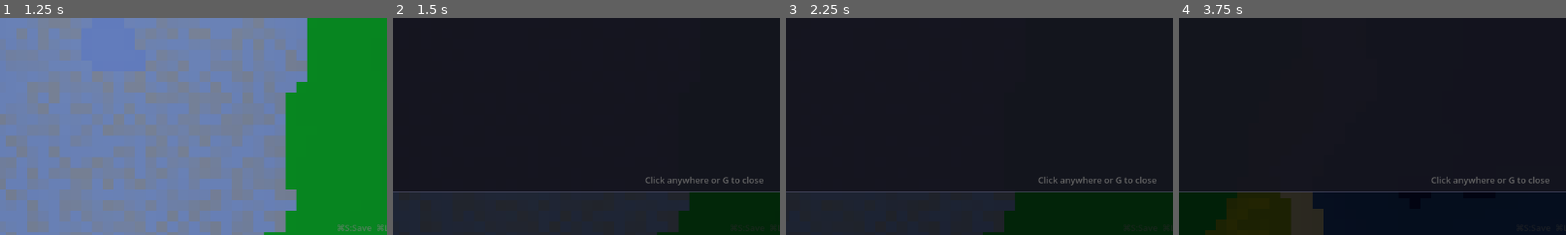
Above: before the commit, frames 1-4 (left to right).
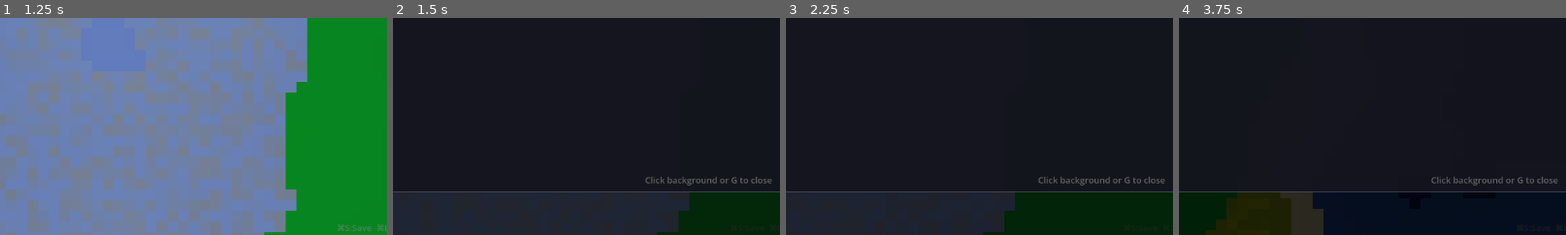
Above: after the commit, the same moments.

Repository: hyunlord/new-world
Game: Godot game, scene res://scenes/main/main.tscn
Two runs of this game, one before a commit and one after it. Both use one fixed random seed, a clock stepped at 60 frames per second and the inputs below.
Inputs (mouse positions are % of the whole screen's width and height, from its top left):
- Up to frame 1 (1.25 s): tap Enter at 0.5 s; drag from (88, 25) to (60, 28) at 0.52 s
- Up to frame 2 (1.5 s): tap Space at 1.25 s; drag from (88, 78) to (45, 70) at 1.27 s
- Up to frame 3 (2.25 s): tap Enter at 2 s; move the mouse to (60, 28) at 2.02 s; hold D from 2.03 s (still down); tap E at 2.1 s; click (60, 28) at 2.17 s
- Up to frame 4 (3.75 s): tap G at 2.3 s; release D at 2.75 s; drag from (45, 70) to (20, 35) at 2.77 s; move the mouse to (80, 65) at 3.52 s; hold A from 3.53 s (still down); tap L at 3.6 s; click (80, 65) at 3.67 s
The pictures show only the part of the screen within x 13-63%, y 50-100%; the shares and areas given below are measured in that part.

Frame 1 is identical in both runs. In frame 2, 0.4% of the frame differs, in the area x 70-98%, y 73-78%; in frame 3, 0.4%; in frame 4, 0.4%.

Commit message:
fix: popup closes only on background click, not content (T-961)
Content area clicks no longer dismiss detail popups. Added _get_content_rect()
hit-testing so only dim background clicks close the panel.

Co-Authored-By: Claude Opus 4.6 <noreply@anthropic.com>

Diff:
--- a/scripts/ui/building_detail_panel.gd
+++ b/scripts/ui/building_detail_panel.gd
@@ -49,9 +49,21 @@
 		if event.keycode == KEY_E or event.keycode == KEY_ESCAPE:
 			hide_panel()
 			accept_event()
+			return
 	if event is InputEventMouseButton and event.pressed and event.button_index == MOUSE_BUTTON_LEFT:
-		hide_panel()
+		var content_rect := _get_content_rect()
+		if not content_rect.has_point(event.position):
+			hide_panel()
 		accept_event()
+
+
+func _get_content_rect() -> Rect2:
+	var vp_size := get_viewport_rect().size
+	var panel_w: float = vp_size.x * 0.45
+	var panel_h: float = vp_size.y * 0.5
+	var panel_x: float = (vp_size.x - panel_w) * 0.5
+	var panel_y: float = (vp_size.y - panel_h) * 0.5
+	return Rect2(panel_x, panel_y, panel_w, panel_h)
 
 
 func _draw() -> void:
@@ -154,4 +166,4 @@
 		cost_parts.append("%s: %.0f" % [cost_keys[i].capitalize(), cost[cost_keys[i]]])
 	draw_string(font, Vector2(cx + 10, cy + 12), " | ".join(cost_parts), HORIZONTAL_ALIGNMENT_LEFT, -1, GameConfig.get_font_size("popup_body"), Color(0.7, 0.7, 0.7))
 
-	draw_string(font, Vector2(vp_size.x * 0.5 - 50, panel_y + panel_h - 12), "Click anywhere or E to close", HORIZONTAL_ALIGNMENT_CENTER, -1, GameConfig.get_font_size("popup_small"), Color(0.4, 0.4, 0.4))
+	draw_string(font, Vector2(vp_size.x * 0.5 - 50, panel_y + panel_h - 12), "Click background or E to close", HORIZONTAL_ALIGNMENT_CENTER, -1, GameConfig.get_font_size("popup_small"), Color(0.4, 0.4, 0.4))
--- a/scripts/ui/entity_detail_panel.gd
+++ b/scripts/ui/entity_detail_panel.gd
@@ -49,9 +49,21 @@
 		if event.keycode == KEY_E or event.keycode == KEY_ESCAPE:
 			hide_panel()
 			accept_event()
+			return
 	if event is InputEventMouseButton and event.pressed and event.button_index == MOUSE_BUTTON_LEFT:
-		hide_panel()
+		var content_rect := _get_content_rect()
+		if not content_rect.has_point(event.position):
+			hide_panel()
 		accept_event()
+
+
+func _get_content_rect() -> Rect2:
+	var vp_size := get_viewport_rect().size
+	var panel_w: float = vp_size.x * 0.5
+	var panel_h: float = vp_size.y * 0.65
+	var panel_x: float = (vp_size.x - panel_w) * 0.5
+	var panel_y: float = (vp_size.y - panel_h) * 0.5
+	return Rect2(panel_x, panel_y, panel_w, panel_h)
 
 
 func _draw() -> void:
@@ -145,7 +157,7 @@
 		cy += 13.0
 		idx -= 1
 
-	draw_string(font, Vector2(vp_size.x * 0.5 - 50, panel_y + panel_h - 12), "Click anywhere or E to close", HORIZONTAL_ALIGNMENT_CENTER, -1, GameConfig.get_font_size("popup_small"), Color(0.4, 0.4, 0.4))
+	draw_string(font, Vector2(vp_size.x * 0.5 - 50, panel_y + panel_h - 12), "Click background or E to close", HORIZONTAL_ALIGNMENT_CENTER, -1, GameConfig.get_font_size("popup_small"), Color(0.4, 0.4, 0.4))
 
 
 func _draw_need_bar(font: Font, x: float, y: float, w: float, label: String, value: float, color: Color) -> float:
--- a/scripts/ui/stats_detail_panel.gd
+++ b/scripts/ui/stats_detail_panel.gd
@@ -49,9 +49,21 @@
 		if event.keycode == KEY_G or event.keycode == KEY_ESCAPE:
 			hide_panel()
 			accept_event()
+			return
 	if event is InputEventMouseButton and event.pressed and event.button_index == MOUSE_BUTTON_LEFT:
-		hide_panel()
+		var content_rect := _get_content_rect()
+		if not content_rect.has_point(event.position):
+			hide_panel()
 		accept_event()
+
+
+func _get_content_rect() -> Rect2:
+	var vp_size := get_viewport_rect().size
+	var panel_w: float = vp_size.x * 0.75
+	var panel_h: float = vp_size.y * 0.8
+	var panel_x: float = (vp_size.x - panel_w) * 0.5
+	var panel_y: float = (vp_size.y - panel_h) * 0.5
+	return Rect2(panel_x, panel_y, panel_w, panel_h)
 
 
 func _draw() -> void:
@@ -95,7 +107,7 @@
 	_draw_settlements_section(font, cx + half_w + 20, cy, half_w)
 
 	# Footer hint
-	draw_string(font, Vector2(vp_size.x * 0.5 - 50, panel_y + panel_h - 12), "Click anywhere or G to close", HORIZONTAL_ALIGNMENT_CENTER, -1, GameConfig.get_font_size("popup_small"), Color(0.4, 0.4, 0.4))
+	draw_string(font, Vector2(vp_size.x * 0.5 - 50, panel_y + panel_h - 12), "Click background or G to close", HORIZONTAL_ALIGNMENT_CENTER, -1, GameConfig.get_font_size("popup_small"), Color(0.4, 0.4, 0.4))
 
 
 func _draw_population_section(font: Font, x: float, y: float, w: float) -> float:
Not shown, changed: docs/CHANGELOG.md
Not shown, changed: docs/CONTROLS.md
